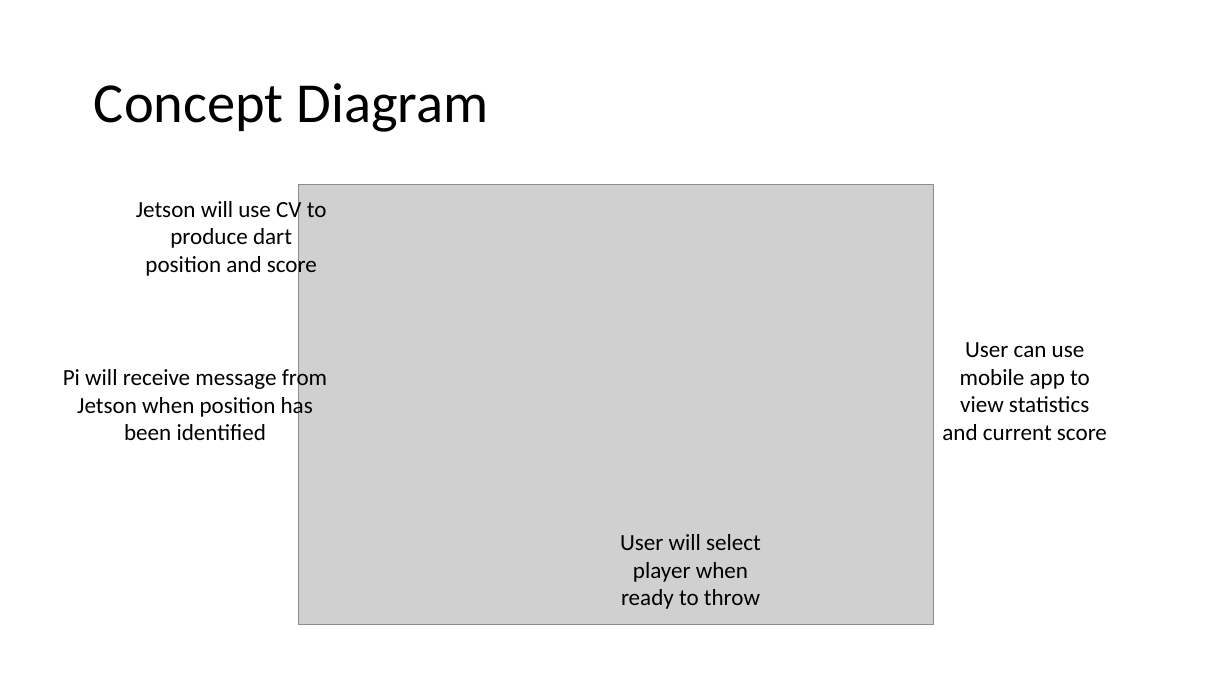
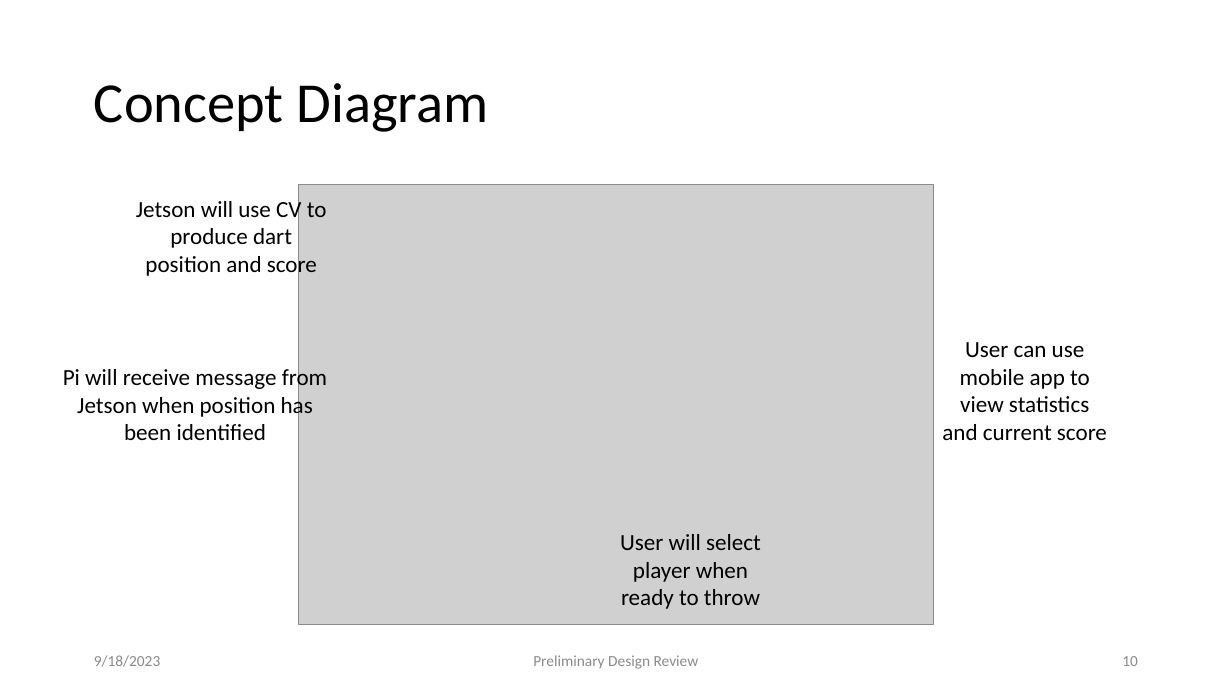
Before and after one commit to kparlak/dart-scoring-system, a slide deck: slide 10 of documentation/Dart_Scoring_System_PDR.pptx (slide 9 before the commit). Drawn at 1232x693 pixels with LibreOffice and Linux fonts; fonts in the diff are those of the drawing; grey boxes stand for pictures. Boxes give left, top, right and bottom in pixels: in the first picture for what was removed or moved away, otherwise in the second. Text is boxed around its words. In the diff, an @@ line names an element or a change of style, - is before the commit and + after.

Commit message:
Create interface diagram (#10)

```diff
--- a/documentation/Dart_Scoring_System_PDR.pptx
+++ b/documentation/Dart_Scoring_System_PDR.pptx
@@ text added at (94, 655, 160, 667), 12 pt, text #8C8C8C @@
+9/18/2023
@@ text added at (533, 655, 699, 669), 12 pt, text #8C8C8C @@
+Preliminary Design Review
@@ page number added at (1122, 656, 1138, 666), 12 pt, text #8C8C8C @@
+10
```
Also in this commit, not shown: 7 other slides changed, 2 slides added, 1 slide removed, 2 other files.
